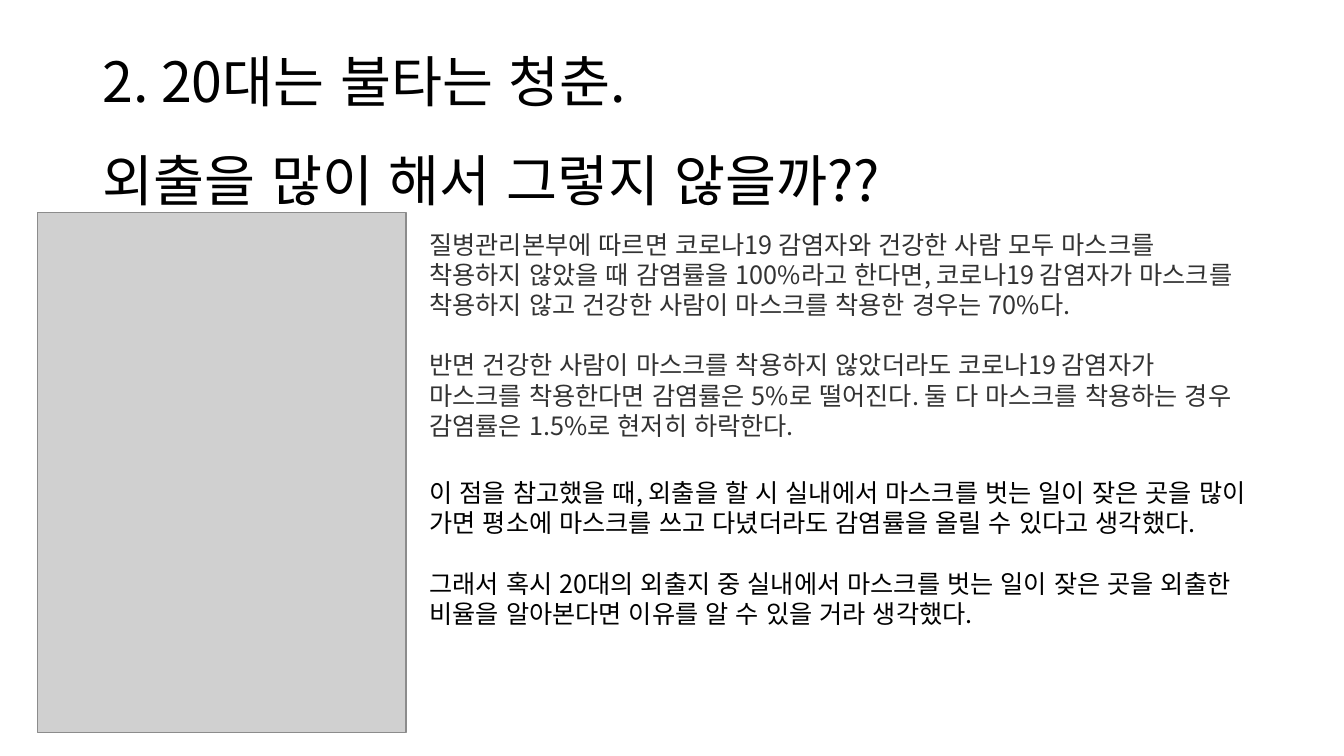
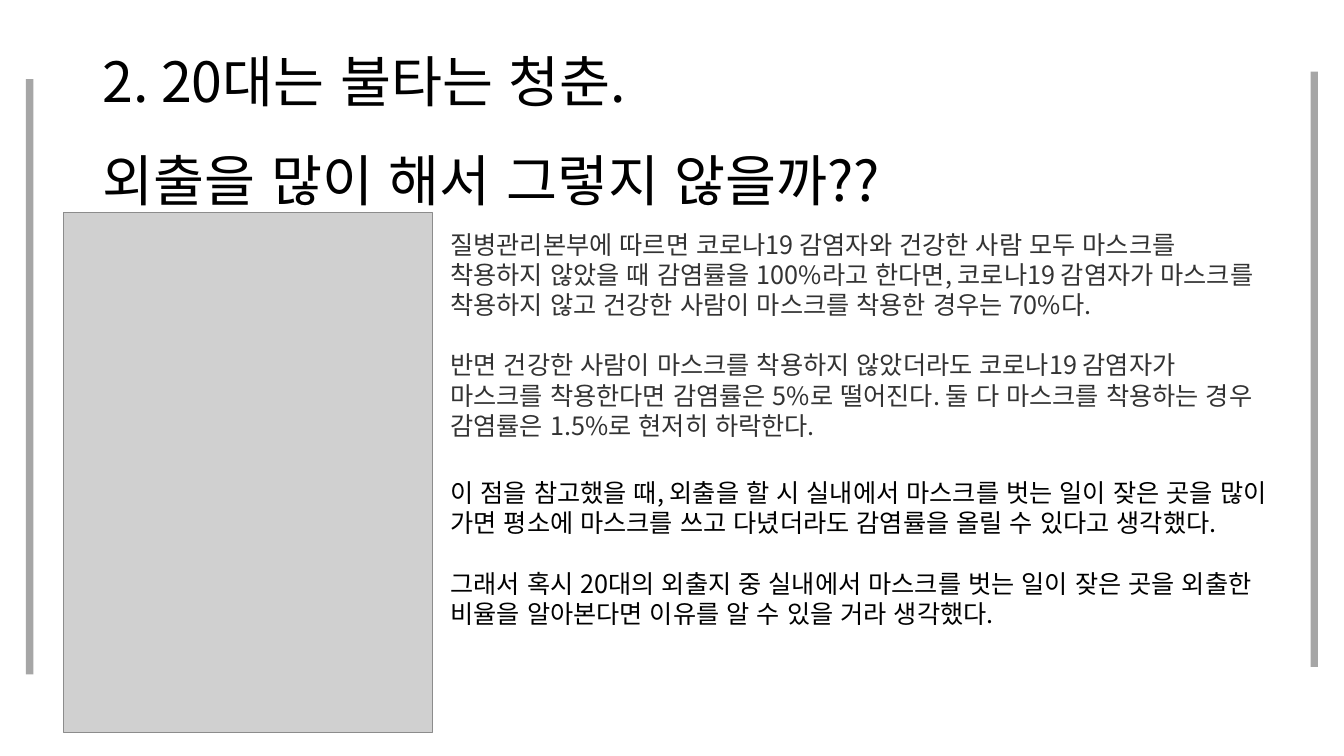
Before and after one commit to JooEHyeon/CORONA19_data_analysis, a slide deck: slide 17 of 최종합본.pptx (slide 18 before the commit). Drawn at 1344x756 pixels with LibreOffice and Linux fonts; fonts in the diff are those of the drawing; grey boxes stand for pictures. Boxes give left, top, right and bottom in pixels: in the first picture for what was removed or moved away, otherwise in the second. Text is boxed around its words. In the diff, an @@ line names an element or a change of style, - is before the commit and + after.

```diff
--- a/최종합본.pptx
+++ b/최종합본.pptx
@@ rectangle added at box(26, 79, 33, 675), fill #A6A6A6 @@
@@ rectangle added at box(1311, 72, 1318, 667), fill #A6A6A6 @@
@@ picture: place and size @@
-picture at box(37, 213, 406, 733)
+picture at box(64, 213, 433, 733)
@@ text "질병관리본부에 따르면 코로나19 감염자와 건강한 ...": place and size @@
-text "질병관리본부에 따르면 코로나19 감염자와 건강한 ..." at box(429, 233, 1233, 437)
+text "질병관리본부에 따르면 코로나19 감염자와 건강한 ..." at box(450, 233, 1254, 437)
@@ text "이 점을 참고했을 때, 외출을 ...": place and size @@
-text "이 점을 참고했을 때, 외출을 ..." at box(429, 481, 1245, 625)
+text "이 점을 참고했을 때, 외출을 ..." at box(450, 481, 1266, 625)
```
Also in this commit, not shown: 24 other slides changed, 1 slide added, 2 slides removed.
